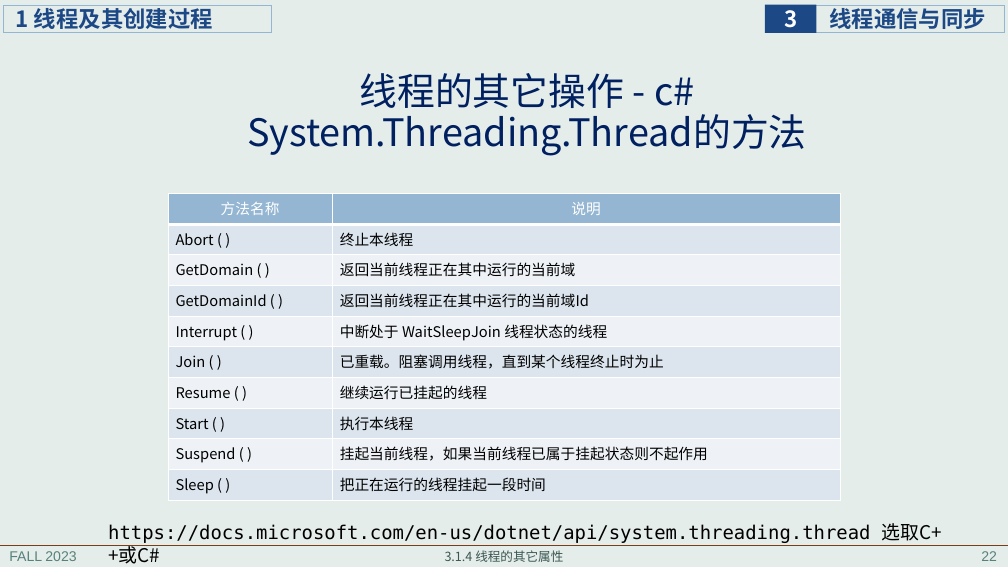
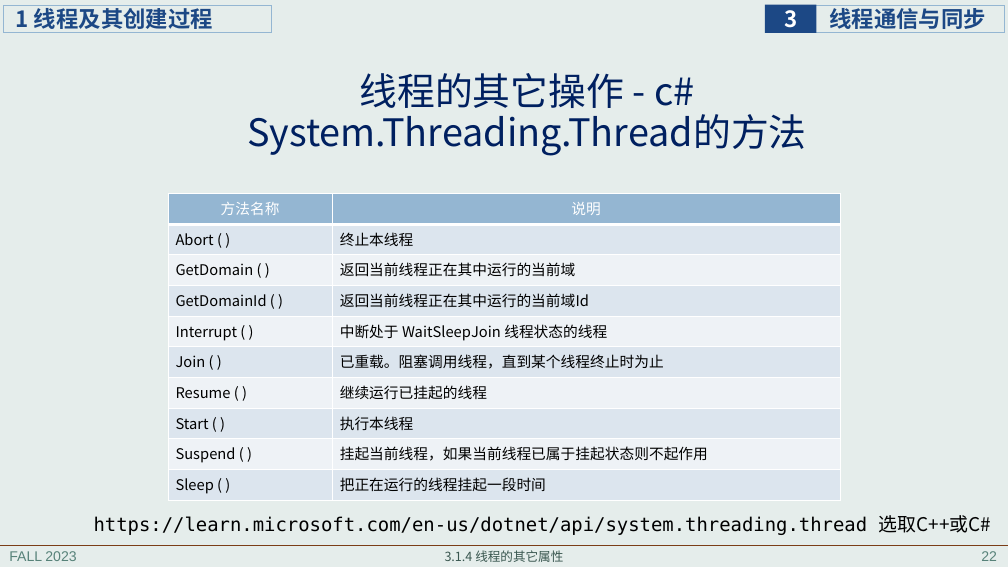
Before and after one commit to principleWindows/win-principle-2023, a slide deck: slide 22 of slides/instruction/principleWindows_3.pptx. Drawn at 1008x567 pixels with LibreOffice and Linux fonts; fonts in the diff are those of the drawing. Boxes give left, top, right and bottom in pixels: in the first picture for what was removed or moved away, otherwise in the second. Text is boxed around its words. In the diff, an @@ line names an element or a change of style, - is before the commit and + after.

```diff
--- a/slides/instruction/principleWindows_3.pptx
+++ b/slides/instruction/principleWindows_3.pptx
@@ text at (x1=94, y1=515, x2=991, y2=535): text changed @@
-https://docs.microsoft.com/en-us/dotnet/api/system.threading.thread 选取C++或C#
+https://learn.microsoft.com/en-us/dotnet/api/system.threading.thread 选取C++或C#
```
Also in this commit, not shown: 4 other slides changed, 1 other file.
